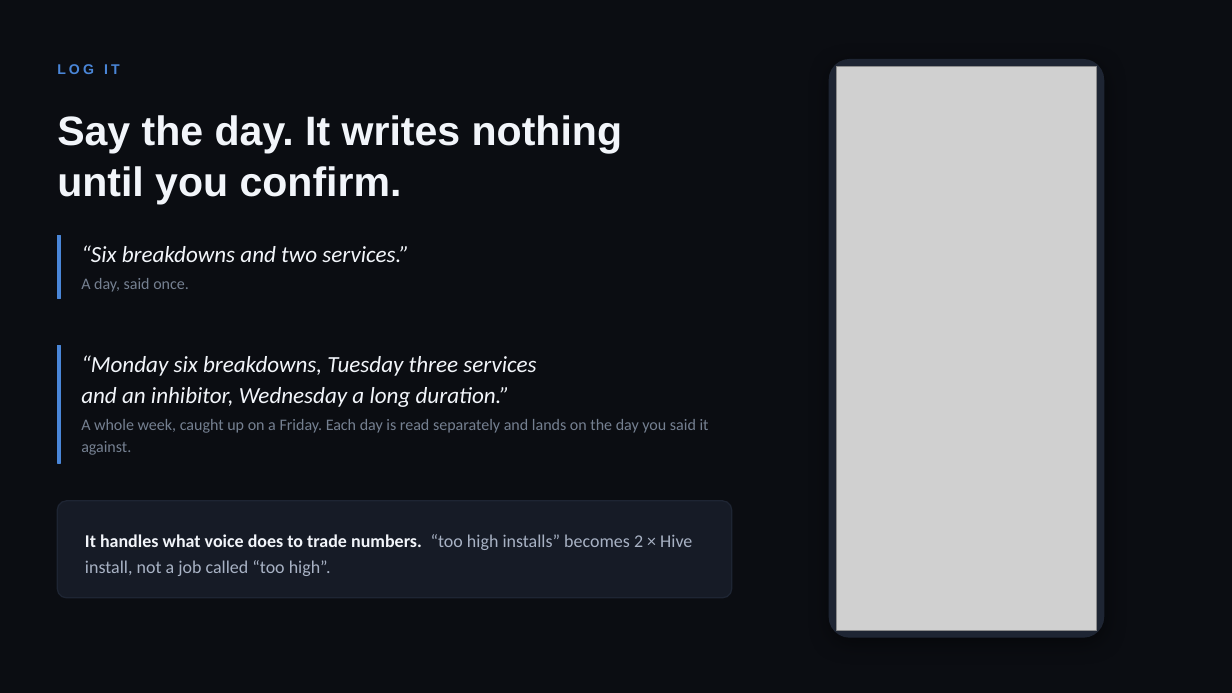
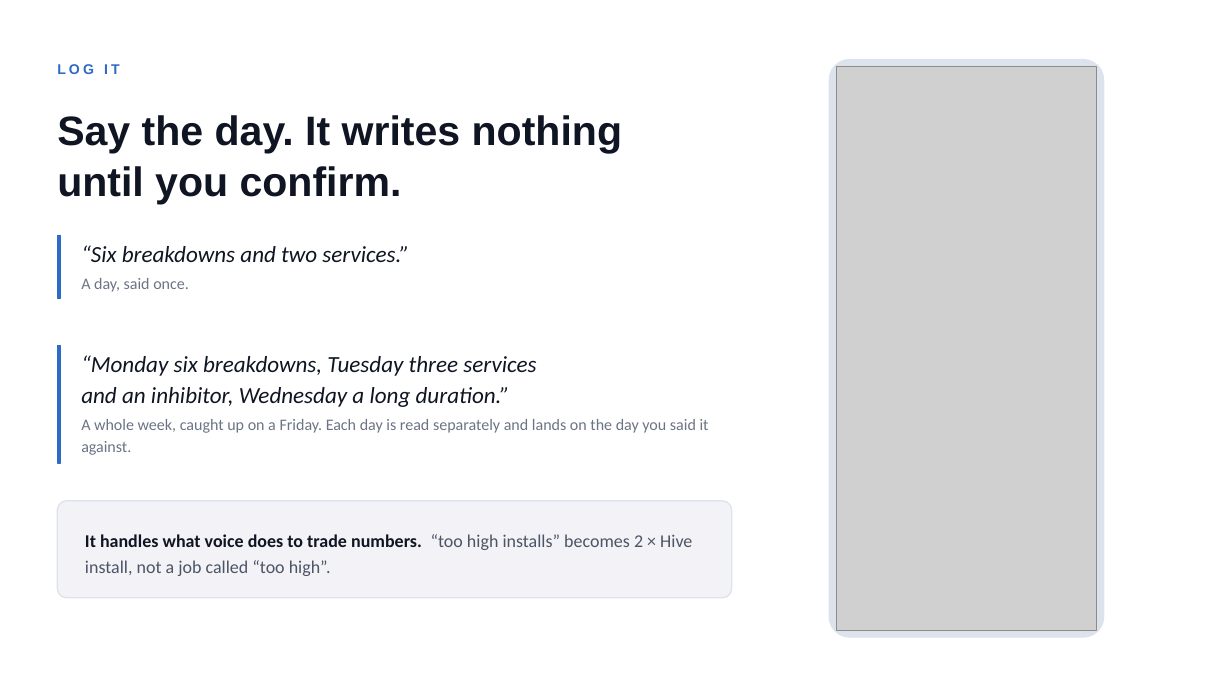
Before and after one commit to belacorg/CTAPTracker, a slide deck: slide 3 of docs/presentation/CTAP-Tracker.pptx. Drawn at 1232x693 pixels with LibreOffice and Linux fonts; fonts in the diff are those of the drawing; grey boxes stand for pictures. Boxes give left, top, right and bottom in pixels: in the first picture for what was removed or moved away, otherwise in the second. Text is boxed around its words. In the diff, an @@ line names an element or a change of style, - is before the commit and + after.

```diff
--- a/docs/presentation/CTAP-Tracker.pptx
+++ b/docs/presentation/CTAP-Tracker.pptx
@@ background #0B0D12 to #FFFFFF @@
@@ text "LOG IT" at box(57, 64, 120, 74): text colour #4A86D8 to #2F6BC4 @@
@@ rounded rectangle at box(829, 60, 1104, 638): fill #1E2533 to #DDE3EC; outline #1E2533 1 pt to #DDE3EC 1 pt; shadow off @@
@@ rectangle at box(57, 236, 61, 299): fill #4A86D8 to #2F6BC4; outline #4A86D8 1 pt to #2F6BC4 1 pt @@
@@ text "A day, said once." at box(81, 278, 189, 292): text colour #758091 to #6B7485 @@
@@ rectangle at box(57, 346, 61, 463): fill #4A86D8 to #2F6BC4; outline #4A86D8 1 pt to #2F6BC4 1 pt @@
@@ text colour #F2F5FA to #0F1522 in 3 elements at box(57, 115, 622, 204), box(81, 245, 409, 262), box(81, 355, 536, 407) @@
@@ text "A whole week, caught up ..." at box(81, 419, 709, 455): text colour #758091 to #6B7485 @@
@@ rounded rectangle at box(57, 501, 732, 598): fill #161B26 to #F2F2F7; outline #1E2533 1 pt to #DDE3EC 1 pt @@
@@ text "It handles what voice does ..." at box(85, 534, 692, 576): text colour #F2F5FA to #0F1522 in "It handles what voice does to trade ..."; text colour #A8B2C4 to #4B5565 in "“too high installs” becomes 2 × Hive ..." @@
```
Also in this commit, not shown: 10 other slides changed.
